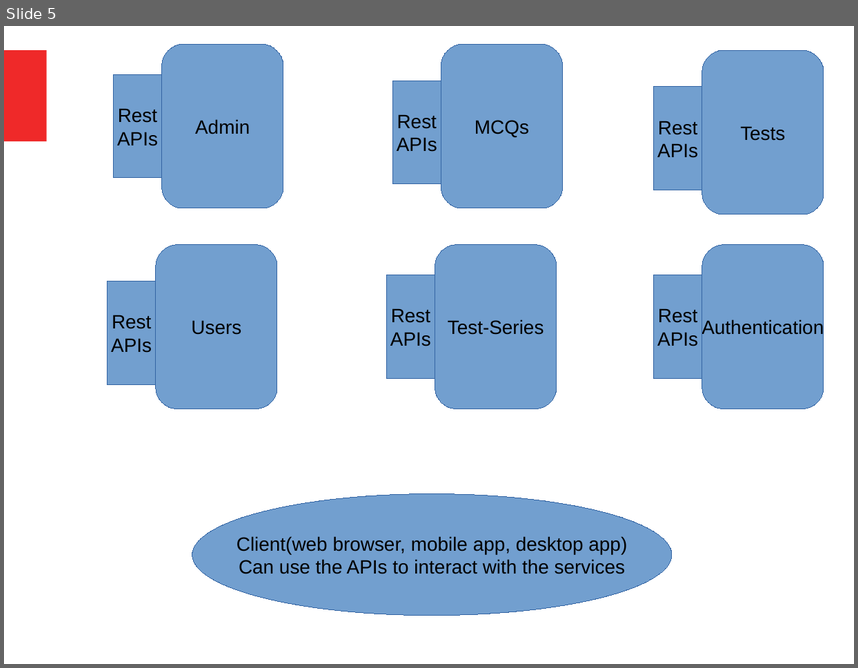
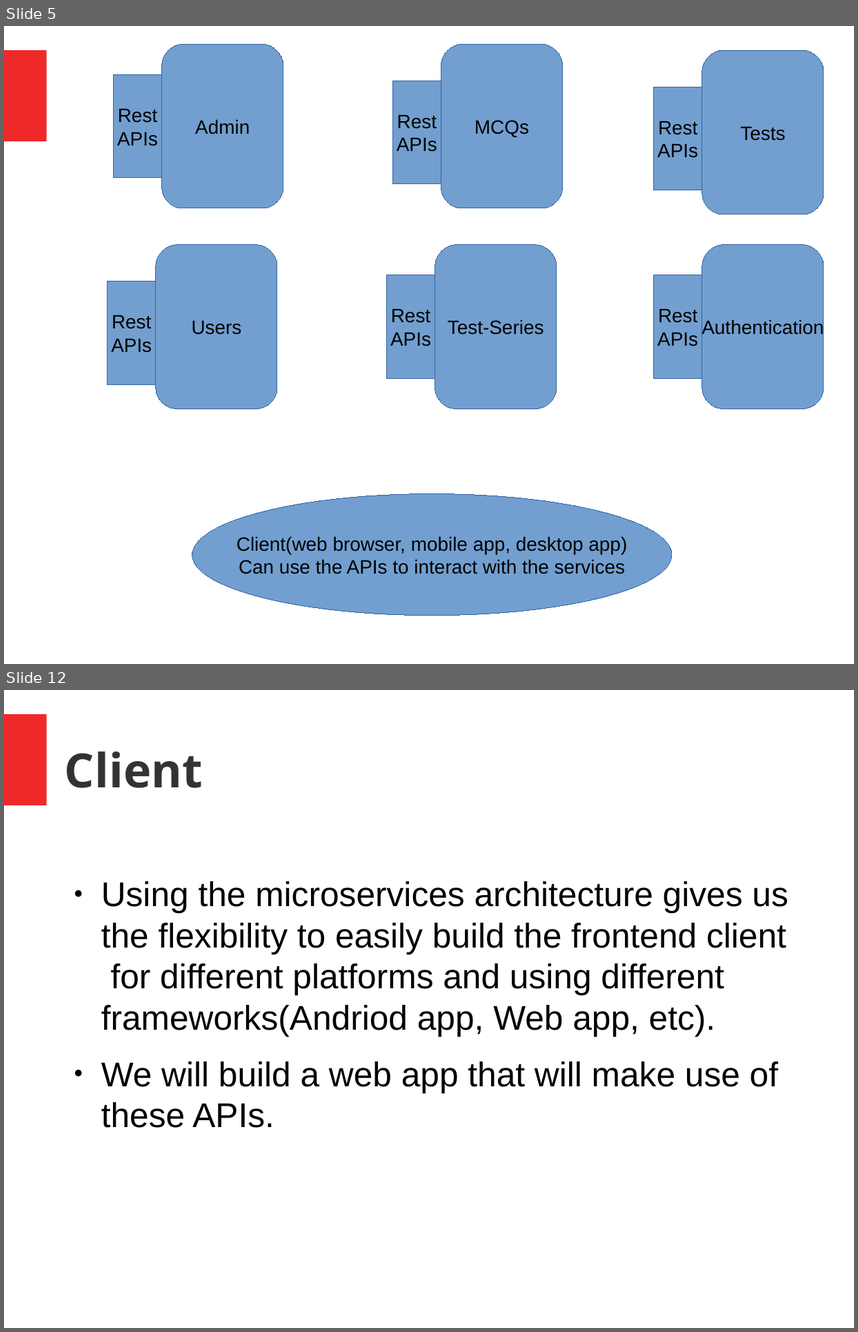
Before and after one commit to srtkRWT/OJ, a slide deck: OJ_presentation.pptx. Shown one above the other, each under a label of ours: slide 5 before the commit, slides 5 and 12 after it; the slides between them are not shown. The pictures are 858x668 and 858x1332 pixels, drawn with LibreOffice and Linux fonts; fonts in the diff are those of the drawing. Boxes give left, top, right and bottom in pixels: in the first picture for what was removed or moved away, otherwise in the second. Text is boxed around its words. In the diff, an @@ line names an element or a change of style, - is before the commit and + after.

```diff
--- a/OJ_presentation.pptx
+++ b/OJ_presentation.pptx
@@ slide 12 added at [4, 690, 854, 1328], background #FFFFFF; not listed: 1 template element that a slide beside it also shows @@
@@ text added at [65, 751, 203, 788], 44 pt, text #333333, bold @@
+Client
@@ text added at [101, 881, 788, 1127], 32 pt, text #000000 @@
+● Using the microservices architecture gives us the flexibility to easily build the frontend client for different platforms and using different frameworks(Andriod app, Web app, etc).
+● We will build a web app that will make use of these APIs.
```
Also in this commit, not shown: 4 slides changed, 1 other slide added.
